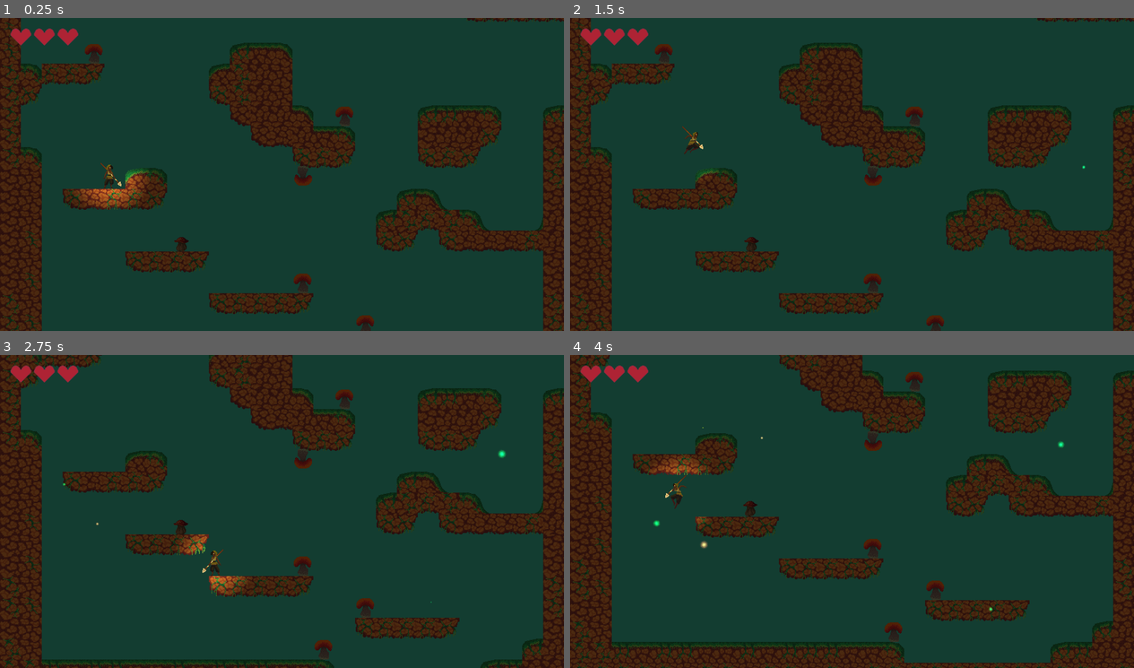
Above: before the commit, frames 1-4 (two rows, left to right).
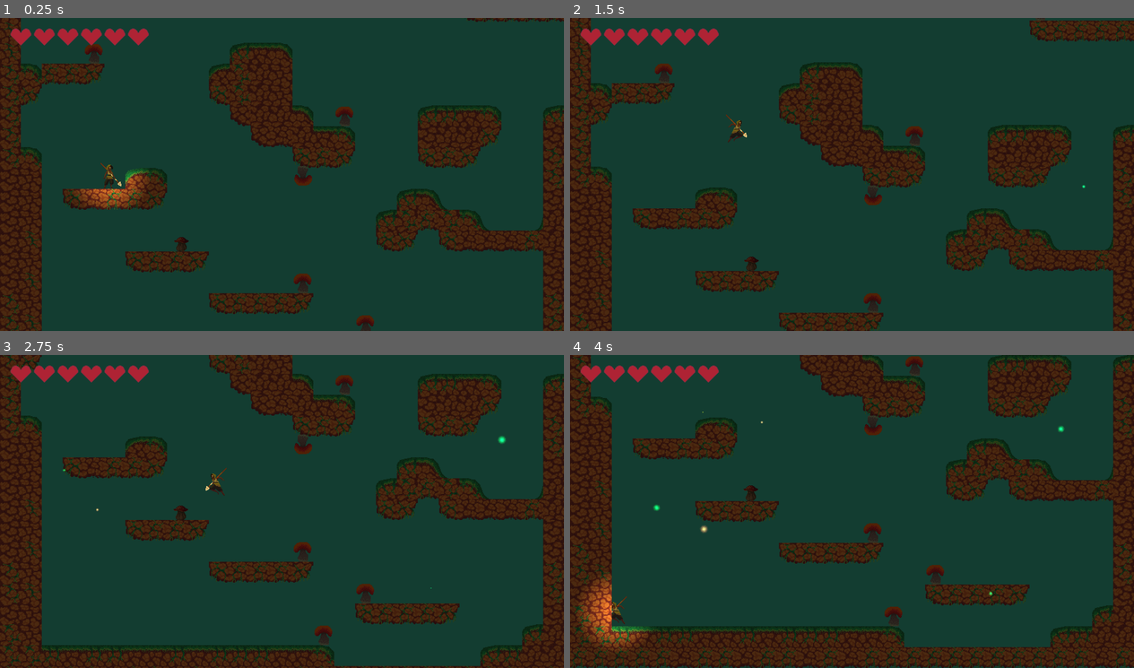
Above: after the commit, the same moments.

Repository: lemilonkh/GameOff23
Game: Godot game, scene res://scenes/main.tscn
Two runs of this game, one before a commit and one after it. Both use one fixed random seed, a clock stepped at 60 frames per second and the inputs below.
Inputs:
- Up to frame 1 (0.25 s): no input
- Up to frame 2 (1.5 s): hold K (attack) 0.53-1.28 s; hold Right (move_right) from 0.53 s (still down); tap Space (jump) at 0.77, 0.8, 1.07, 1.35 s
- Up to frame 3 (2.75 s): tap Space (jump) at 1.52, 1.82, 2.3 s; tap K (attack) at 1.55 s; release Right (move_right) at 2.03 s; hold Left (move_left) from 2.03 s (still down); hold K (attack) from 2.03 s (still down)
- Up to frame 4 (4 s): keep holding Left (move_left); release K (attack) at 2.78 s; tap J (glide) at 2.85 s; tap Space (jump) at 3.02, 3.32, 3.77, 3.8 s; tap K (attack) at 3.05 s; hold Shift from 3.53 s (still down)

The runs differ from the first frame. In frame 1, 0.4% of the frame differs, in the area x 14-27%, y 3-9%; in frame 2, 24%; in frame 3, 24%; in frame 4, 28%, in the area x 0-100%, y 0-100%.

Commit message:
Add hurtbox, air attack and pogo logic to player

Diff:
--- a/scenes/player.tscn
+++ b/scenes/player.tscn
@@ -1,7 +1,8 @@
-[gd_scene load_steps=58 format=3 uid="uid://dgna7p5elvtjm"]
+[gd_scene load_steps=69 format=3 uid="uid://dgna7p5elvtjm"]
 
 [ext_resource type="Script" path="res://addons/godot_state_charts/state_chart.gd" id="1_3oq1j"]
 [ext_resource type="Script" path="res://scripts/player.gd" id="1_t485f"]
+[ext_resource type="Texture2D" uid="uid://cdjda0qifhybl" path="res://sprites/player/Attack2.png" id="2_j472s"]
 [ext_resource type="Script" path="res://addons/godot_state_charts/compound_state.gd" id="2_qoktu"]
 [ext_resource type="Script" path="res://addons/godot_state_charts/atomic_state.gd" id="3_q6skx"]
 [ext_resource type="Texture2D" uid="uid://coh6rer503pps" path="res://sprites/player/Attack1.png" id="4_bs8br"]
@@ -13,8 +14,29 @@
 [ext_resource type="Texture2D" uid="uid://dpolx4r53603w" path="res://sprites/player/Run.png" id="9_238af"]
 [ext_resource type="Texture2D" uid="uid://d3rwhmahkhffh" path="res://sprites/ui/heart_full.png" id="10_5rr2n"]
 [ext_resource type="Texture2D" uid="uid://cjdcn7po4rjeu" path="res://sprites/player/Take hit.png" id="10_43f6i"]
+[ext_resource type="Script" path="res://scripts/hurtbox.gd" id="11_oftqw"]
 [ext_resource type="Script" path="res://addons/godot_state_charts/transition.gd" id="12_1ugos"]
 [ext_resource type="PackedScene" uid="uid://bcwkugn6v3oy7" path="res://addons/godot_state_charts/utilities/state_chart_debugger.tscn" id="15_1q7el"]
+
+[sub_resource type="AtlasTexture" id="AtlasTexture_klrp4"]
+atlas = ExtResource("2_j472s")
+region = Rect2(0, 0, 150, 150)
+
+[sub_resource type="AtlasTexture" id="AtlasTexture_5cq7c"]
+atlas = ExtResource("2_j472s")
+region = Rect2(150, 0, 150, 150)
+
+[sub_resource type="AtlasTexture" id="AtlasTexture_c25gt"]
+atlas = ExtResource("2_j472s")
+region = Rect2(300, 0, 150, 150)
+
+[sub_resource type="AtlasTexture" id="AtlasTexture_buki0"]
+atlas = ExtResource("2_j472s")
+region = Rect2(450, 0, 150, 150)
+
+[sub_resource type="AtlasTexture" id="AtlasTexture_atsde"]
+atlas = ExtResource("2_j472s")
+region = Rect2(600, 0, 150, 150)
 
 [sub_resource type="AtlasTexture" id="AtlasTexture_4n77o"]
 atlas = ExtResource("4_bs8br")
@@ -172,6 +194,26 @@
 animations = [{
 "frames": [{
 "duration": 1.0,
+"texture": SubResource("AtlasTexture_klrp4")
+}, {
+"duration": 1.0,
+"texture": SubResource("AtlasTexture_5cq7c")
+}, {
+"duration": 1.0,
+"texture": SubResource("AtlasTexture_c25gt")
+}, {
+"duration": 1.0,
+"texture": SubResource("AtlasTexture_buki0")
+}, {
+"duration": 1.0,
+"texture": SubResource("AtlasTexture_atsde")
+}],
+"loop": false,
+"name": &"AirAttack",
+"speed": 10.0
+}, {
+"frames": [{
+"duration": 1.0,
 "texture": SubResource("AtlasTexture_4n77o")
 }, {
 "duration": 1.0,
@@ -188,7 +230,7 @@
 }],
 "loop": false,
 "name": &"Attack",
-"speed": 8.0
+"speed": 10.0
 }, {
 "frames": [{
 "duration": 1.0,
@@ -324,6 +366,9 @@
 "name": &"TakeHit",
 "speed": 8.0
 }]
+
+[sub_resource type="RectangleShape2D" id="RectangleShape2D_qusf1"]
+size = Vector2(102, 114)
 
 [sub_resource type="CapsuleShape2D" id="CapsuleShape2D_fjgps"]
 radius = 8.0
@@ -340,6 +385,67 @@
 fill = 1
 fill_from = Vector2(0.5, 0.5)
 
+[sub_resource type="Animation" id="Animation_7rodt"]
+length = 0.001
+tracks/0/type = "value"
+tracks/0/imported = false
+tracks/0/enabled = true
+tracks/0/path = NodePath("ColorRect:visible")
+tracks/0/interp = 1
+tracks/0/loop_wrap = true
+tracks/0/keys = {
+"times": PackedFloat32Array(0),
+"transitions": PackedFloat32Array(1),
+"update": 1,
+"values": [false]
+}
+tracks/1/type = "value"
+tracks/1/imported = false
+tracks/1/enabled = true
+tracks/1/path = NodePath("Hurtbox:is_enabled")
+tracks/1/interp = 1
+tracks/1/loop_wrap = true
+tracks/1/keys = {
+"times": PackedFloat32Array(0),
+"transitions": PackedFloat32Array(1),
+"update": 1,
+"values": [false]
+}
+
+[sub_resource type="Animation" id="Animation_0y7gx"]
+resource_name = "attack"
+length = 0.6
+tracks/0/type = "value"
+tracks/0/imported = false
+tracks/0/enabled = true
+tracks/0/path = NodePath("ColorRect:visible")
+tracks/0/interp = 1
+tracks/0/loop_wrap = true
+tracks/0/keys = {
+"times": PackedFloat32Array(0, 0.4, 0.5),
+"transitions": PackedFloat32Array(1, 1, 1),
+"update": 1,
+"values": [false, true, false]
+}
+tracks/1/type = "value"
+tracks/1/imported = false
+tracks/1/enabled = true
+tracks/1/path = NodePath("Hurtbox:is_enabled")
+tracks/1/interp = 1
+tracks/1/loop_wrap = true
+tracks/1/keys = {
+"times": PackedFloat32Array(0, 0.4, 0.5),
+"transitions": PackedFloat32Array(1, 1, 1),
+"update": 1,
+"values": [false, true, false]
+}
+
+[sub_resource type="AnimationLibrary" id="AnimationLibrary_yqfs6"]
+_data = {
+"Attack": SubResource("Animation_0y7gx"),
+"RESET": SubResource("Animation_7rodt")
+}
+
 [node name="Player" type="CharacterBody2D" groups=["Player"]]
 collision_layer = 2
 script = ExtResource("1_t485f")
@@ -348,6 +454,17 @@
 sprite_frames = SubResource("SpriteFrames_lt44i")
 animation = &"Idle"
 autoplay = "Idle"
+
+[node name="Hurtbox" type="Area2D" parent="."]
+collision_layer = 0
+collision_mask = 4
+monitorable = false
+script = ExtResource("11_oftqw")
+
+[node name="CollisionShape2D" type="CollisionShape2D" parent="Hurtbox"]
+position = Vector2(0, 13)
+shape = SubResource("RectangleShape2D_qusf1")
+debug_color = Color(0.94902, 0.254902, 0.286275, 0.12549)
 
 [node name="CollisionShape2D" type="CollisionShape2D" parent="."]
 position = Vector2(0, 2)
@@ -370,6 +487,17 @@
 height = 4.0
 
 [node name="AnimationPlayer" type="AnimationPlayer" parent="."]
+libraries = {
+"": SubResource("AnimationLibrary_yqfs6")
+}
+
+[node name="ColorRect" type="ColorRect" parent="."]
+visible = false
+offset_left = -3.0
+offset_top = -22.0
+offset_right = 4.0
+offset_bottom = -14.0
+color = Color(0.901961, 0, 0.180392, 1)
 
 [node name="CanvasLayer" type="CanvasLayer" parent="."]
 
@@ -472,6 +600,11 @@
 to = NodePath("../../Grounded")
 event = &"grounded"
 
+[node name="OnAttack" type="Node" parent="StateChart/Root/Movement/Airborne"]
+script = ExtResource("12_1ugos")
+to = NodePath("../../AirAttack/CanPogo")
+event = &"attack"
+
 [node name="Jump" type="Node" parent="StateChart/Root/Movement/Airborne"]
 script = ExtResource("3_q6skx")
 
@@ -544,6 +677,31 @@
 to = NodePath("../../Grounded/Idle")
 event = &"finished"
 
+[node name="AirAttack" type="Node" parent="StateChart/Root/Movement"]
+script = ExtResource("2_qoktu")
+initial_state = NodePath("CanPogo")
+
+[node name="OnFinished" type="Node" parent="StateChart/Root/Movement/AirAttack"]
+script = ExtResource("12_1ugos")
+to = NodePath("../../Airborne")
+event = &"finished"
+
+[node name="CanPogo" type="Node" parent="StateChart/Root/Movement/AirAttack"]
+script = ExtResource("3_q6skx")
+
+[node name="OnHit" type="Node" parent="StateChart/Root/Movement/AirAttack/CanPogo"]
+script = ExtResource("12_1ugos")
+to = NodePath("../../../Airborne/Jump")
+event = &"hit"
+
+[node name="OnGrounded" type="Node" parent="StateChart/Root/Movement/AirAttack/CanPogo"]
+script = ExtResource("12_1ugos")
+to = NodePath("../../NoPogo")
+event = &"grounded"
+
+[node name="NoPogo" type="Node" parent="StateChart/Root/Movement/AirAttack"]
+script = ExtResource("3_q6skx")
+
 [node name="TakeHit" type="Node" parent="StateChart/Root/Movement"]
 script = ExtResource("3_q6skx")
 
@@ -556,6 +714,8 @@
 script = ExtResource("3_q6skx")
 
 [connection signal="animation_finished" from="AnimatedSprite2D" to="." method="_on_animation_finished"]
+[connection signal="body_entered" from="Hurtbox" to="Hurtbox" method="_on_body_entered"]
+[connection signal="hit" from="Hurtbox" to="." method="_on_hurtbox_hit"]
 [connection signal="state_entered" from="StateChart/Root/Movement/Grounded/Idle" to="." method="_play_animation" binds= ["Idle"]]
 [connection signal="state_entered" from="StateChart/Root/Movement/Grounded/Run" to="." method="_play_animation" binds= ["Run"]]
 [connection signal="state_entered" from="StateChart/Root/Movement/Airborne/Jump" to="." method="_on_jump_state_entered"]
@@ -564,7 +724,10 @@
 [connection signal="state_entered" from="StateChart/Root/Movement/Airborne/Glide" to="." method="_on_glide_state_entered"]
 [connection signal="state_entered" from="StateChart/Root/Movement/Airborne/Glide" to="." method="_play_animation" binds= ["Glide"]]
 [connection signal="state_exited" from="StateChart/Root/Movement/Airborne/Glide" to="." method="_on_glide_state_exited"]
+[connection signal="state_entered" from="StateChart/Root/Movement/Attack" to="." method="_on_attack_started"]
 [connection signal="state_entered" from="StateChart/Root/Movement/Attack" to="." method="_play_animation" binds= ["Attack"]]
+[connection signal="state_entered" from="StateChart/Root/Movement/AirAttack" to="." method="_on_attack_started"]
+[connection signal="state_entered" from="StateChart/Root/Movement/AirAttack" to="." method="_play_animation" binds= ["AirAttack"]]
 [connection signal="state_entered" from="StateChart/Root/Movement/TakeHit" to="." method="_play_animation" binds= ["TakeHit"]]
 [connection signal="state_entered" from="StateChart/Root/Death" to="." method="_on_death_state_entered"]
 [connection signal="state_entered" from="StateChart/Root/Death" to="." method="_play_animation" binds= ["Death"]]
--- a/scripts/player.gd
+++ b/scripts/player.gd
@@ -1,7 +1,7 @@
 extends CharacterBody2D
 
 @export_category("Stats")
-@export_range(0, 20) var max_health := 3.0
+@export_range(0, 20) var max_health := 6.0
 @export_range(0, 100) var max_energy := 10.0
 @export_range(0, 100) var melee_damage := 1.0
 
@@ -14,6 +14,8 @@
 @export_range(0, 2000) var default_deceleration := 1200.0
 ## How far up a jump goes
 @export_range(0, 1000) var jump_velocity := 430.0
+## How far up a pogo jump goes (when attacking an enemy below in mid-air)
+@export_range(0, 1000) var pogo_velocity := 700.0
 ## Duration of initial drop for glide in seconds
 @export_range(0, 2) var glide_drop_duration := 0.2
 ## How much you drop at the start of the glide
@@ -37,6 +39,7 @@
 @onready var health_container: HBoxContainer = %HealthContainer
 @onready var heart: TextureRect = %HealthContainer/TextureRect
 @onready var state_chart_debugger: MarginContainer = $CanvasLayer/StateChartDebugger
+@onready var animation_player: AnimationPlayer = $AnimationPlayer
 
 const HEART_EMPTY = preload("res://sprites/ui/heart_empty.png")
 const HEART_FULL = preload("res://sprites/ui/heart_full.png")
@@ -53,13 +56,14 @@
 func take_hit(amount: float, attacker: Node2D = null, direction: Vector2 = Vector2.ZERO, knockback_force: float = default_knockback) -> void:
 	health -= amount
 	velocity += knockback_force * direction
-	_update_health()
 
 	if health <= 0:
 		health = 0
 		state_chart.send_event("death")
 	else:
 		state_chart.send_event("take_hit")
+
+	_update_health()
 
 func _ready() -> void:
 	health_container.remove_child(heart)
@@ -158,3 +162,11 @@
 	print("Death")
 	max_speed = 0
 	# TODO show game over popup with prompt to reload from last checkpoint
+
+func _on_hurtbox_hit(body: Node2D) -> void:
+	if not is_on_floor():
+		velocity.y = -pogo_velocity
+	state_chart.send_event("hit")
+
+func _on_attack_started() -> void:
+	animation_player.play(&"Attack")
